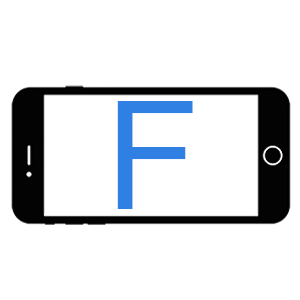
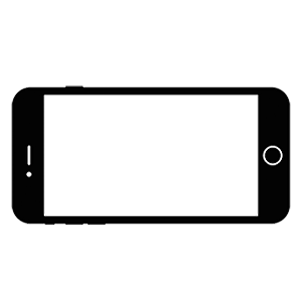
Two versions of the same layered image (300x300). Layer-by-layer changes:
hid "F" over [117, 101, 193, 209]
